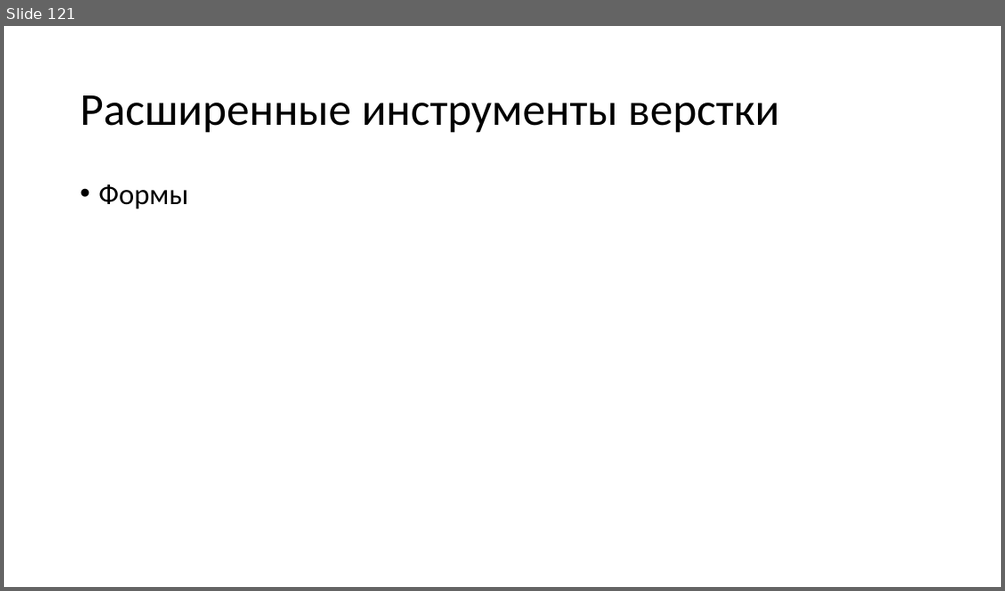
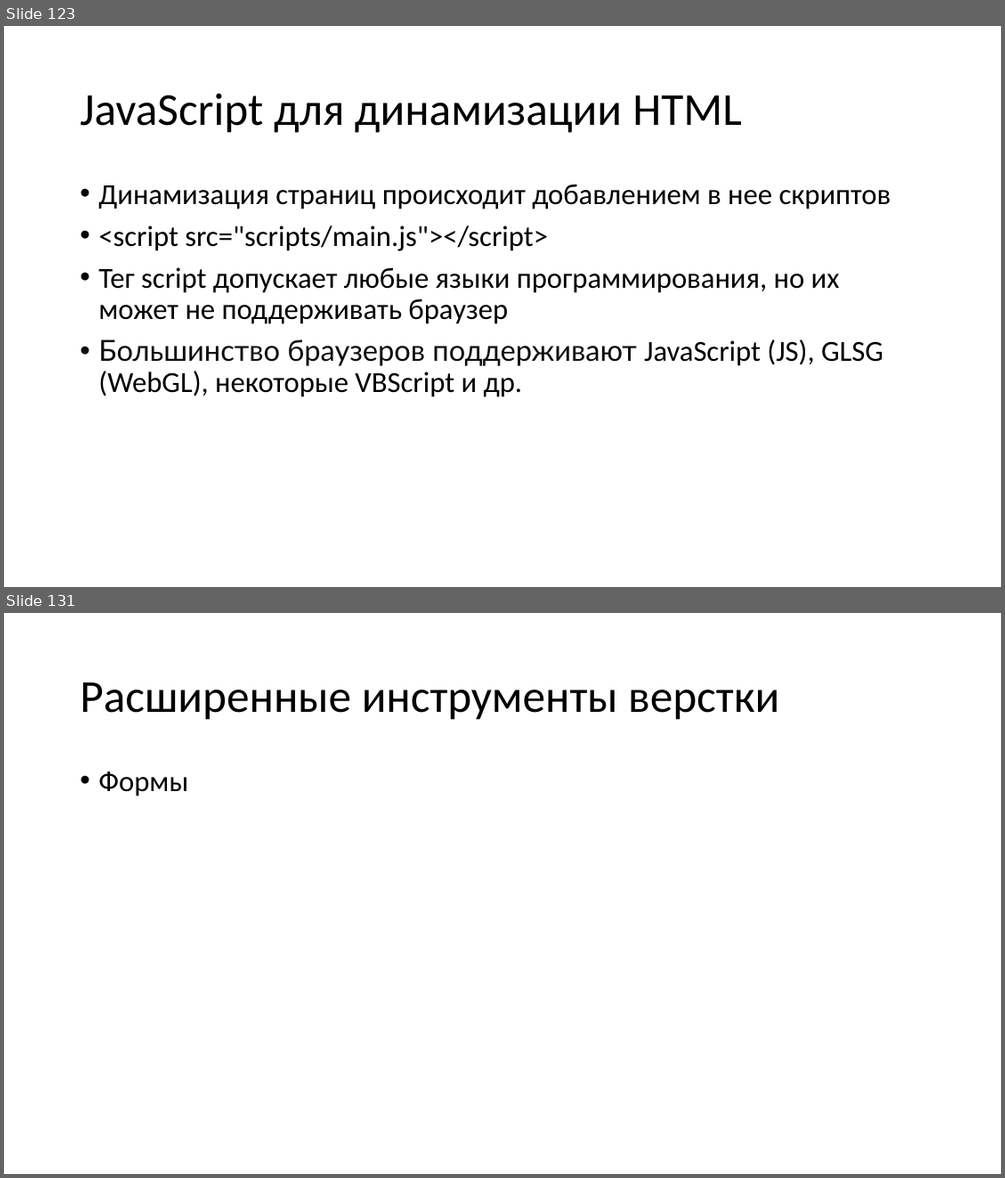
Before and after one commit to heymynameis/web-development, a slide deck: Лекции web.pptx. Shown one above the other, each under a label of ours: slide 121 before the commit, slides 123 and 131 after it; the slides between them are not shown. The pictures are 1005x591 and 1005x1178 pixels, drawn with LibreOffice and Linux fonts; fonts in the diff are those of the drawing. Boxes give left, top, right and bottom in pixels: in the first picture for what was removed or moved away, otherwise in the second. Text is boxed around its words. In the diff, an @@ line names an element or a change of style, - is before the commit and + after.

```diff
--- a/Лекции web.pptx
+++ b/Лекции web.pptx
@@ slide 123 added at [4, 26, 1001, 587], background #FFFFFF @@
@@ title added at [80, 93, 741, 133], 44 pt, text #000000 @@
+JavaScript для динамизации HTML
@@ text added at [98, 184, 891, 397], 28 pt, text #000000 @@
+• Динамизация страниц происходит добавлением в нее скриптов
+• <script src="scripts/main.js"></script>
+• Тег script допускает любые языки программирования, но их может не поддерживать браузер
+• Большинство браузеров поддерживают JavaScript (JS), GLSG (WebGL), некоторые VBScript и др.
@@ what was slide 121 is now slide 131 @@
```
Also in this commit, not shown: 9 other slides added, 1 other file.
